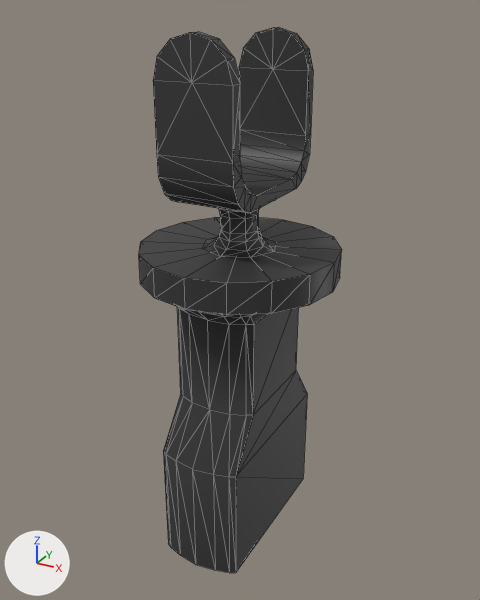
A saved change to the COLLADA model meshes/justina/arm/Gripper_Hand.dae.
Before and after are seen from a 50 mm camera at (0.121, -0.219, 0.022) aimed at (0.0, 0.001, -0.088). The axes (+X, +Y, +Z) are drawn at lower left. The lights are the same throughout. The older version comes first. Mesh edges are drawn as thin lines.

Objects in the first picture: 'GripperHand'.
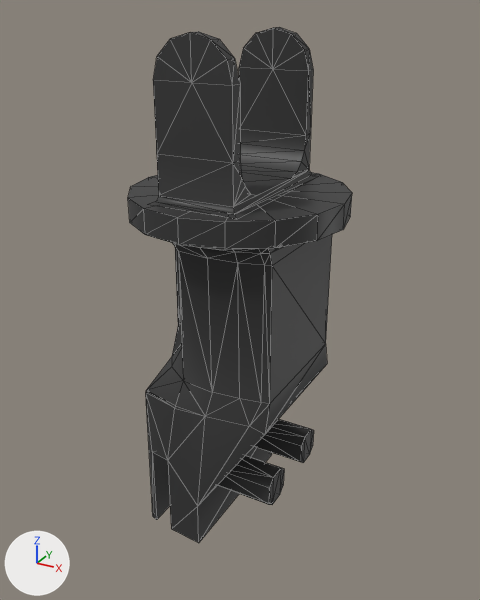
What differs and where, as boxes [x1, y1, x2, y2] in the pictures (480 x 600 px; the box of a moved part takes in the faces that stretch with it):
'GripperHand', reshaped (10% wider)
    before: [139, 27, 342, 573]
    after: [128, 27, 352, 543]
part 1 of me_gripperhand, added
    after: [128, 172, 352, 250]
part 2 of me_gripperhand, rebuilt
    before: [163, 307, 307, 573]
    after: [146, 235, 332, 543]
part 3 of me_gripperhand, added
    after: [254, 419, 314, 463]
part 4 of me_gripperhand, added
    after: [217, 456, 284, 505]
part 5 of me_gripperhand, deleted
    before: [202, 200, 276, 258]
part 6 of me_gripperhand, deleted
    before: [139, 217, 342, 315]
part 7 of me_gripperhand, moved or reshaped
    both: [292, 33, 309, 50]
part 8 of me_gripperhand, moved or reshaped
    before: [157, 130, 311, 213]
    after: [148, 130, 318, 219]
part 9 of me_gripperhand, moved or reshaped
    both: [191, 32, 240, 85]

The change, as a list of edits to the scene's bpy script:
```text
Change me_gripperhand:
    used by ob_gripperhand; location = (0.0, 0.0, 0.0)
    remove me_gripperhand.from_pydata(...)  # 254 vertices, 468 faces; spans x -0.04..0.04, y -0.04..0.04, z -0.196..0.015
    add me_gripperhand.from_pydata(...)  # 253 vertices, 426 faces; spans x -0.043..0.043, y -0.043..0.043, z -0.188..0.015
    me_gripperhand part 1: a new loose piece, a 16-sided cylinder along z spanning x -0.0425..0.0425, y -0.0425..0.0425, z -0.0512..-0.0417, in mat_base_plastic_black_material (dark grey #353535)
    me_gripperhand part 2: the loose piece of 84 vertices spanning x -0.023..0.023, y -0.039..0.039, z -0.196..-0.076 is rebuilt with 111 vertices and now spans x -0.031..0.028, y -0.041..0.041, z -0.188..-0.051
    me_gripperhand part 3: a new loose piece of 16 vertices spanning x -0.001..0.026, y 0.009..0.023, z -0.168..-0.154, in mat_base_plastic_black_material (dark grey #353535)
    me_gripperhand part 4: a new loose piece of 16 vertices spanning x -0.001..0.026, y -0.023..-0.009, z -0.168..-0.154, in mat_base_plastic_black_material (dark grey #353535)
    me_gripperhand part 5: the loose piece of 64 vertices spanning x -0.015..0.015, y -0.015..0.015, z -0.064..-0.044 is deleted
    me_gripperhand part 6: the loose piece of 34 vertices spanning x -0.04..0.04, y -0.04..0.04, z -0.076..-0.064 is deleted
    me_gripperhand part 7
    6 faces are deleted
    6 new faces join them
    me_gripperhand part 8
    16 vertices are removed from x -0.015..0.015, y -0.032..0.032, z -0.044..-0.032
    66 faces are deleted
    12 vertices are added at x -0.018..0.018, y -0.035..0.035, z -0.042..-0.039
    52 new faces join them
    me_gripperhand part 9
    8 faces are deleted
    8 new faces join them
    other edits to the shape of me_gripperhand do not show in these pictures
```
